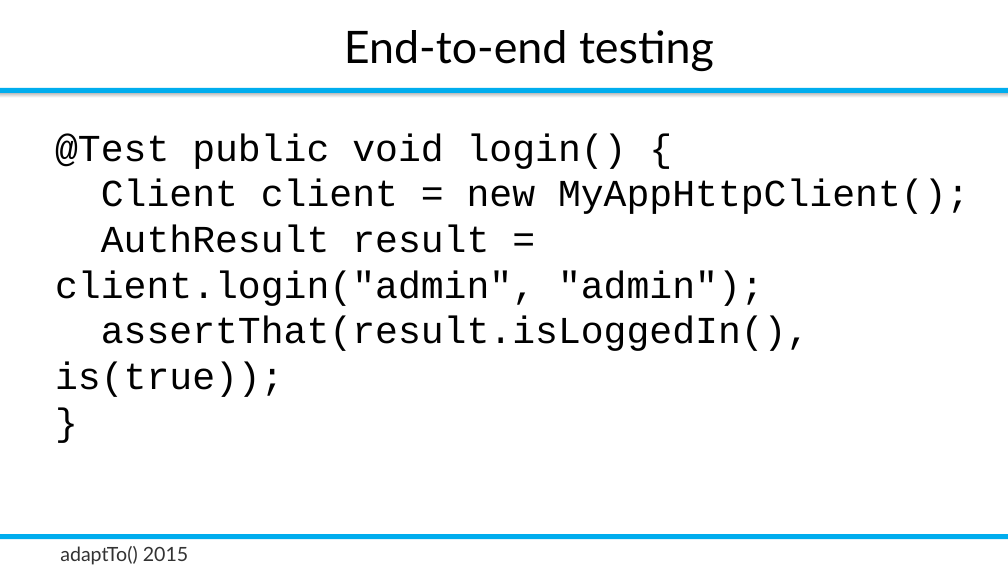
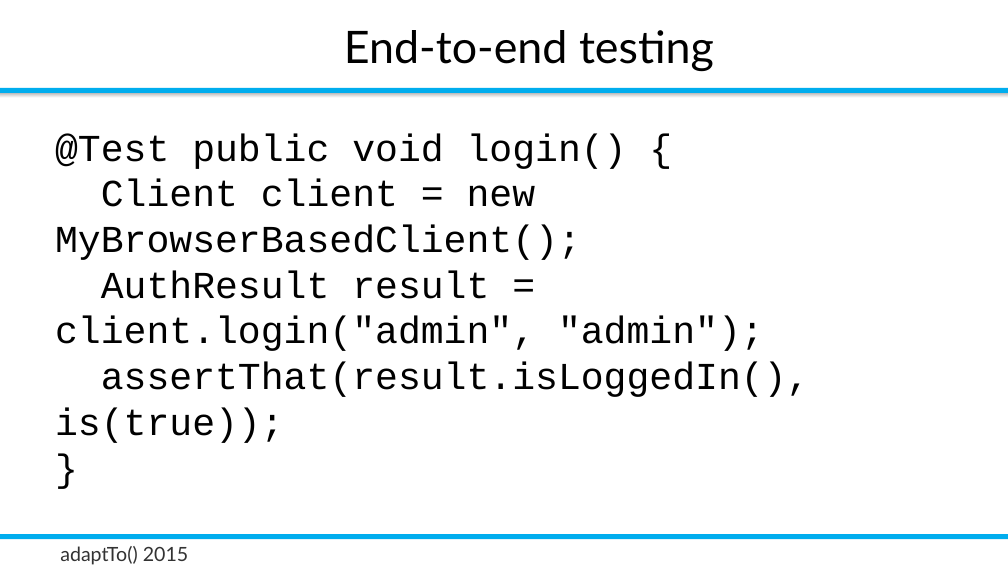
Before and after one commit to rombert/talks, a slide deck: slide 10 of adaptTo2015/How_Do_I_Test_My_Sling_Application-Robert_Munteanu.odp (slide 9 before the commit). Drawn at 1008x567 pixels with LibreOffice and Linux fonts; fonts in the diff are those of the drawing; background and template pictures are left out. Boxes give left, top, right and bottom in pixels: in the first picture for what was removed or moved away, otherwise in the second. Text is boxed around its words. In the diff, an @@ line names an element or a change of style, - is before the commit and + after.

```diff
--- a/adaptTo2015/How_Do_I_Test_My_Sling_Application-Robert_Munteanu.odp
+++ b/adaptTo2015/How_Do_I_Test_My_Sling_Application-Robert_Munteanu.odp
@@ text at <box>55,133,810,443</box>: text changed @@
-@Test public void login() {
-Client client = new MyAppHttpClient();
-AuthResult result = client.login("admin", "admin");
-assertThat(result.isLoggedIn(), is(true));
-}
+@Test public void login() {
+Client client = new MyBrowserBasedClient();
+AuthResult result = client.login("admin", "admin");
+assertThat(result.isLoggedIn(), is(true));
+}
```
Also in this commit, not shown: 4 other slides changed, 4 slides added, 2 slides removed, 1 other file.
